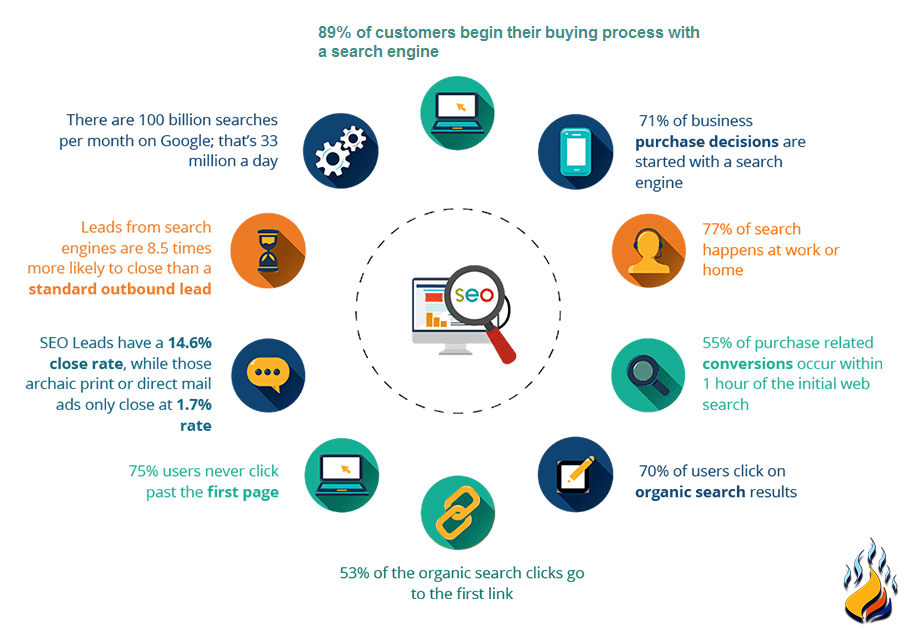
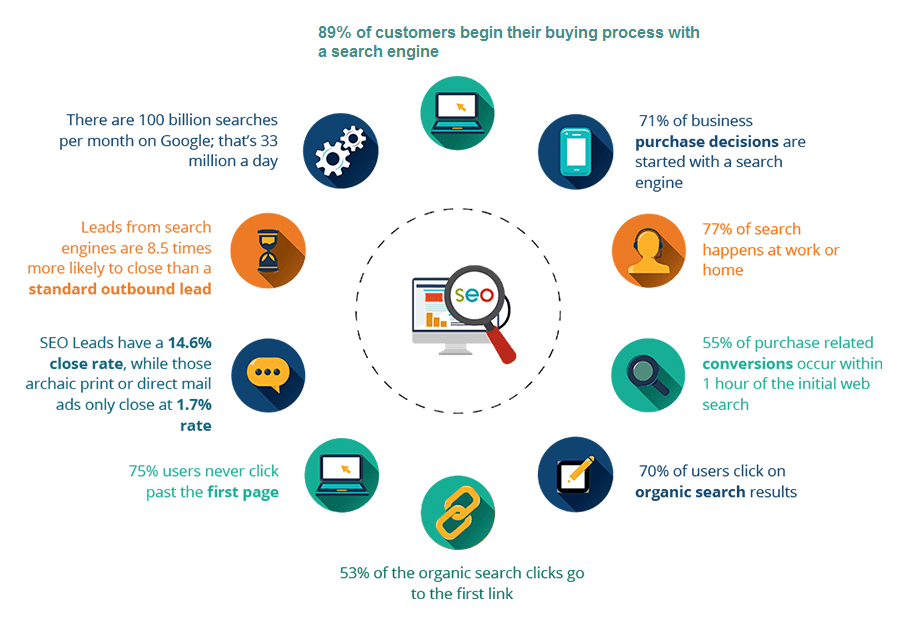
The second w=910, h=634 image is a revision of the first. Changes to its layers:
hid "Layer 2" over [844, 537, 898, 619]
